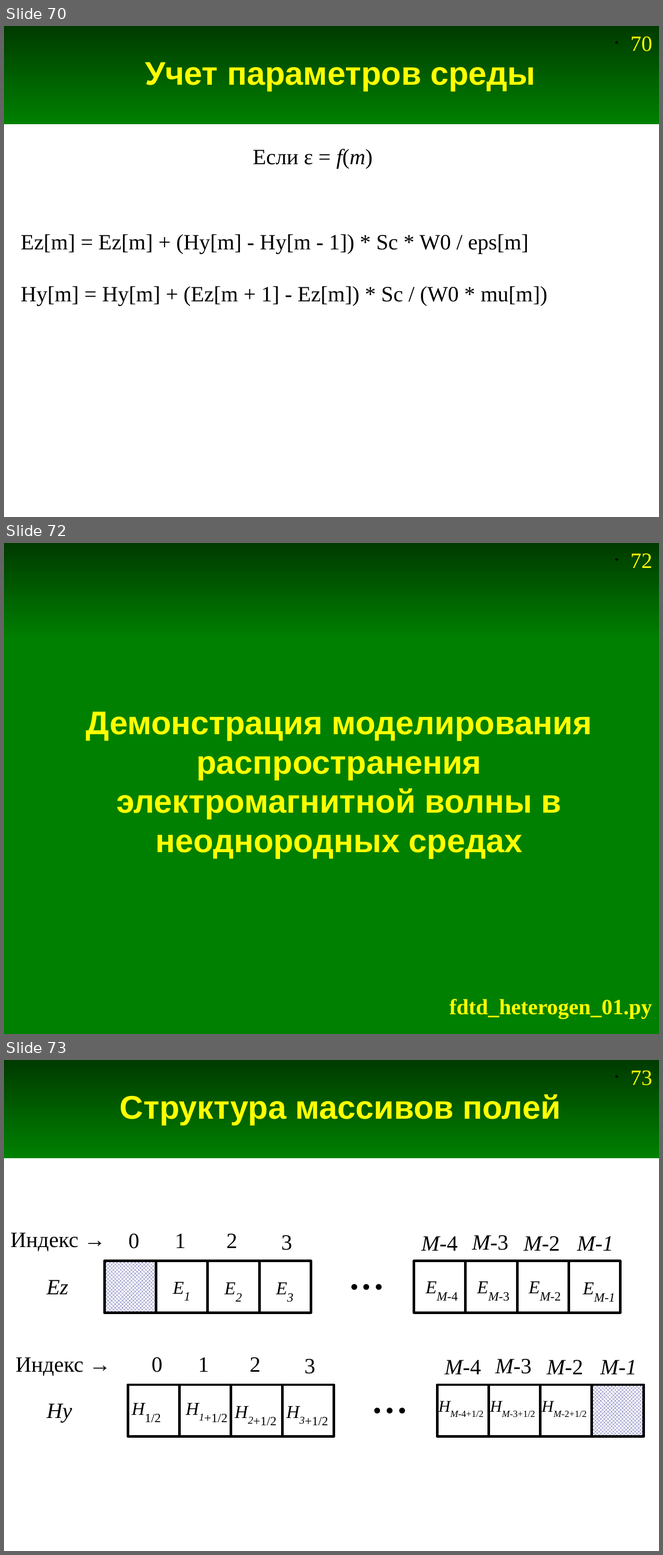
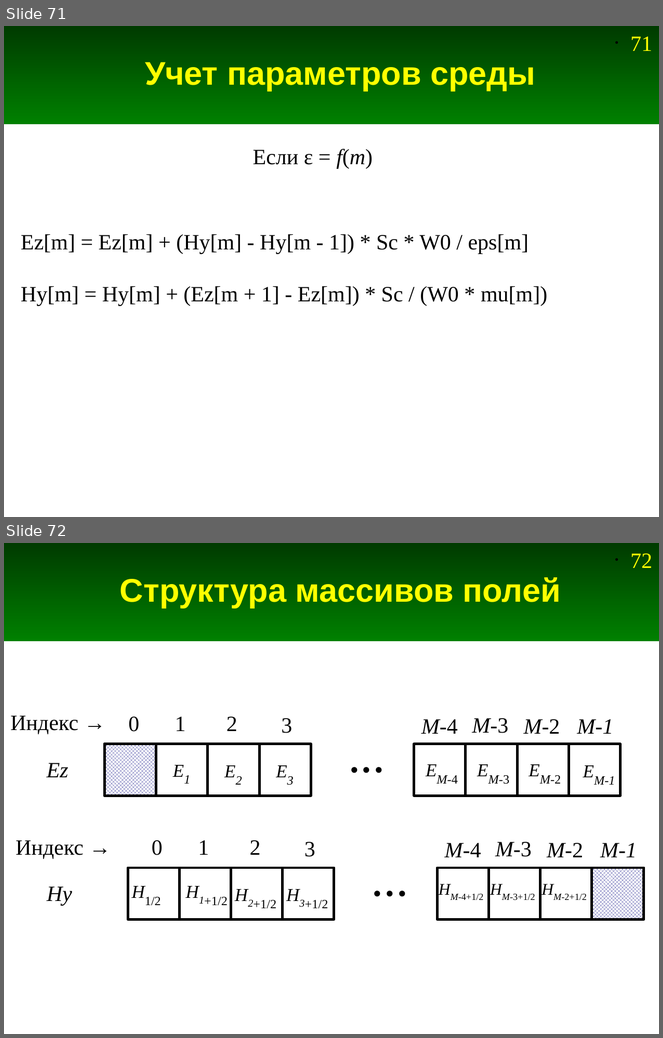
Before and after one commit to andris0147sv/modelling, a slide deck: presentations/2. FDTD.odp. Shown one above the other, each under a label of ours: slides 70, 72 and 73 before the commit, slides 71 and 72 after it; the slides between them are not shown. The pictures are 663x1555 and 663x1038 pixels, drawn with LibreOffice and Linux fonts; fonts in the diff are those of the drawing. Boxes give left, top, right and bottom in pixels: in the first picture for what was removed or moved away, otherwise in the second. Text is boxed around its words. In the diff, an @@ line names an element or a change of style, - is before the commit and + after.

```diff
--- a/presentations/2. FDTD.odp
+++ b/presentations/2. FDTD.odp
@@ slide 72 removed at (4,543,659,1034), background #FFFFFF; not listed: 2 template elements that a slide beside it also shows @@
@@ rectangle removed at (4,639,659,1034) @@
@@ title removed at (86,711,592,859) @@
-Демонстрация моделирования распространения электромагнитной волны в неоднородных средах
@@ text removed at (450,999,652,1019) @@
-fdtd_heterogen_01.py
@@ what was slide 70 is now slide 71 @@
@@ page number at (631,36,652,51): text changed @@
-• 70
+• 71
@@ what was slide 73 is now slide 72 @@
@@ page number at (631,553,652,568): text changed @@
-• 73
+• 72
```
Also in this commit, not shown: 4 slides changed, 5 slides added, 2 other slides removed, 11 other files.
